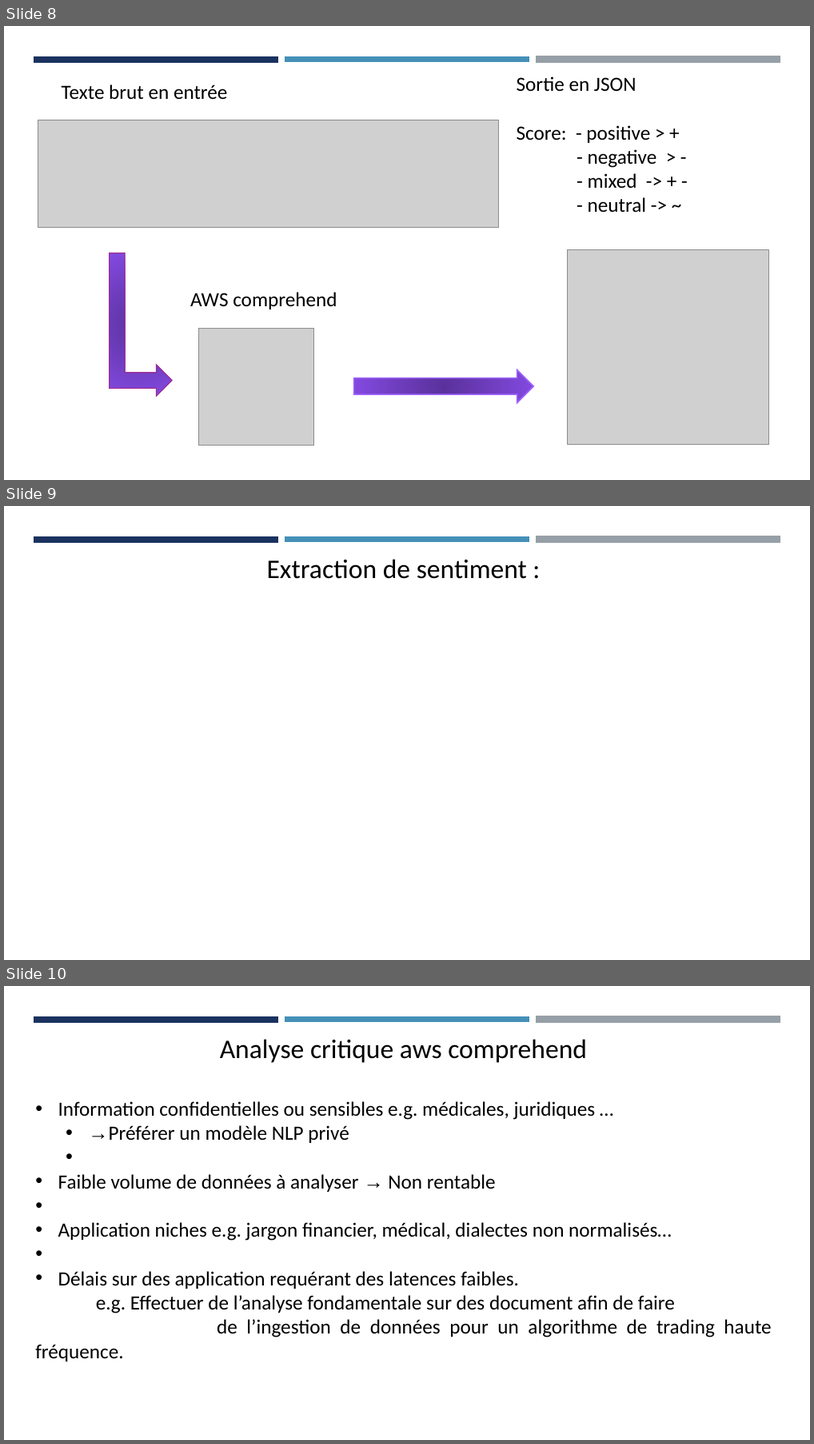
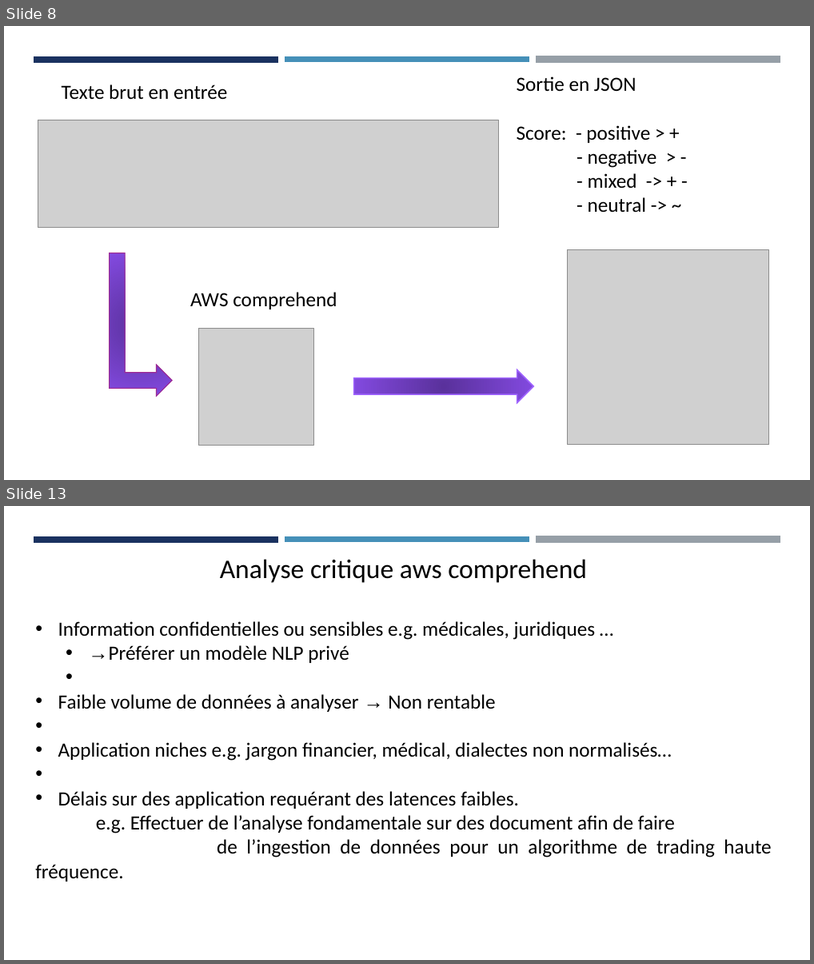
Before and after one commit to Jmuhleman/pw_CLD, a slide deck: workshop/AWS Comprehend.odp. Shown one above the other, each under a label of ours: slides 8, 9 and 10 before the commit, slides 8 and 13 after it; the slides between them are not shown. The pictures are 814x1444 and 814x964 pixels, drawn with LibreOffice and Linux fonts; fonts in the diff are those of the drawing; grey boxes stand for pictures. Boxes give left, top, right and bottom in pixels: in the first picture for what was removed or moved away, otherwise in the second. Text is boxed around its words. In the diff, an @@ line names an element or a change of style, - is before the commit and + after.

```diff
--- a/workshop/AWS Comprehend.odp
+++ b/workshop/AWS Comprehend.odp
@@ slide 9 removed at (x1=4, y1=506, x2=810, y2=960), background #FFFFFF; not listed: 3 template elements that a slide beside it also shows @@
@@ text removed at (x1=267, y1=559, x2=527, y2=579) @@
-Extraction de sentiment :
@@ what was slide 10 is now slide 13 @@
```
Also in this commit, not shown: 1 slide changed, 4 slides added.
